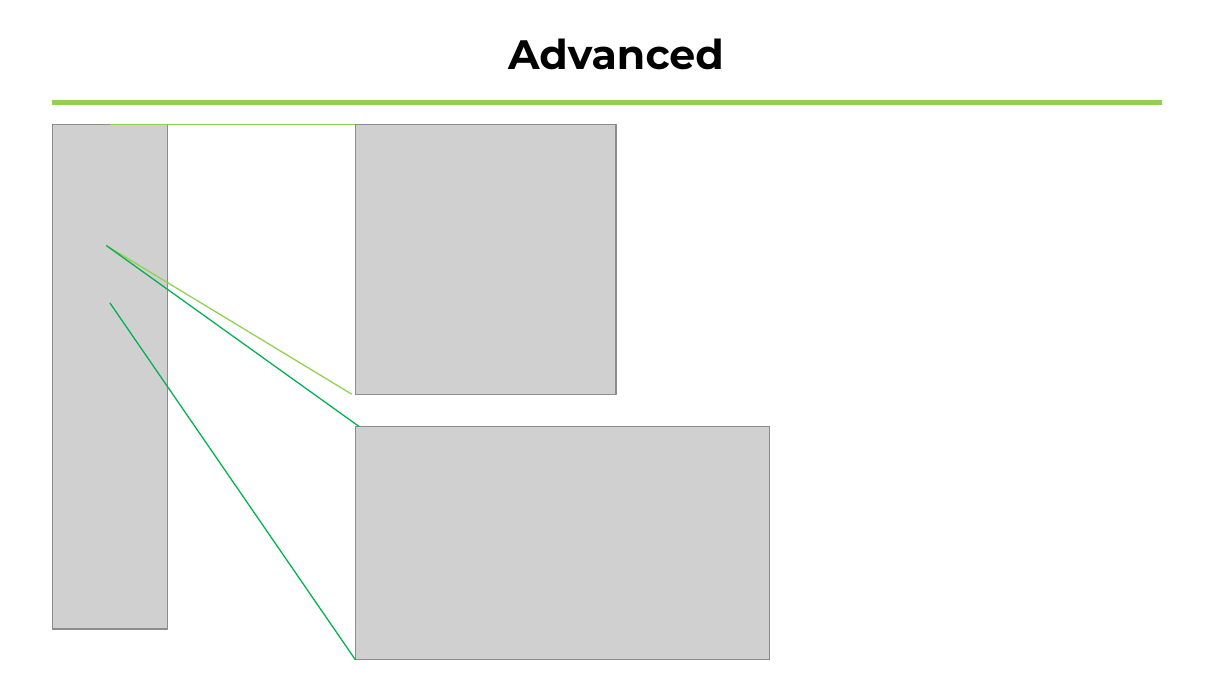
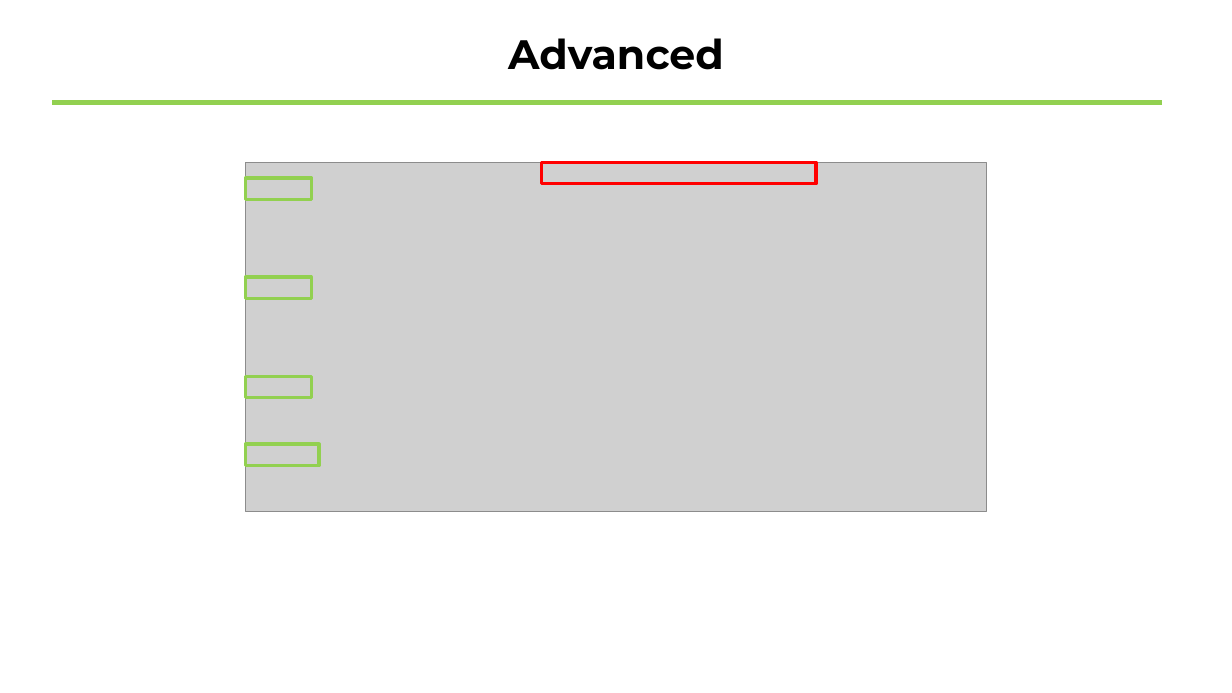
Before and after one commit to sewonpark-sec/SSL-Seminar, a slide deck: slide 19 of 11_Use_After_Free.pptx (slide 14 before the commit). Drawn at 1232x693 pixels with LibreOffice and Linux fonts; fonts in the diff are those of the drawing; grey boxes stand for pictures. Boxes give left, top, right and bottom in pixels: in the first picture for what was removed or moved away, otherwise in the second. Text is boxed around its words. In the diff, an @@ line names an element or a change of style, - is before the commit and + after.

```diff
--- a/11_Use_After_Free.pptx
+++ b/11_Use_After_Free.pptx
@@ picture removed at (52,124,168,630) @@
@@ line removed from (110, 124) to (356, 124) @@
@@ picture removed at (356,124,616,394) @@
@@ picture added at (245,163,986,513) @@
@@ rectangle added at (245,177,312,198), outline #92D050 2 pt @@
@@ rectangle added at (541,163,816,184), outline #FF0000 2 pt @@
@@ line removed from (106, 245) to (352, 394) @@
@@ line removed from (106, 245) to (359, 426) @@
@@ rectangle added at (245,277,312,298), outline #92D050 2 pt @@
@@ line removed from (110, 303) to (356, 660) @@
@@ rectangle added at (245,377,312,398), outline #92D050 2 pt @@
@@ rectangle added at (245,445,319,466), outline #92D050 2 pt @@
@@ picture removed at (356,426,770,659) @@
```
Also in this commit, not shown: 9 other slides changed, 4 slides added, 9 slides removed.
